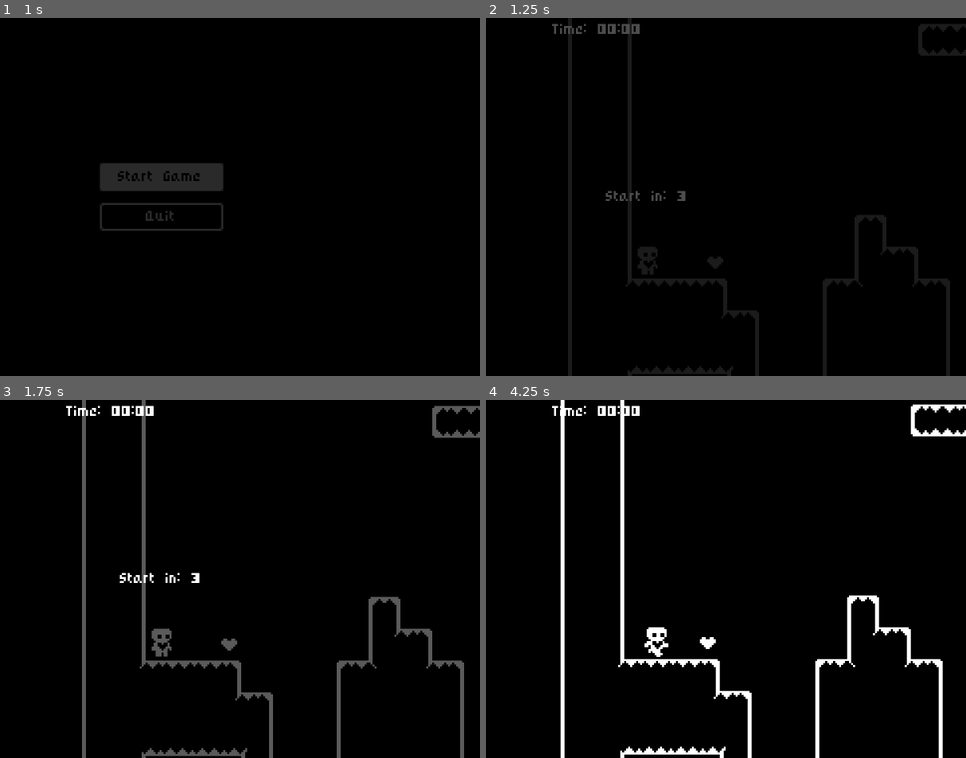
Above: before the commit, frames 1-4 (two rows, left to right).
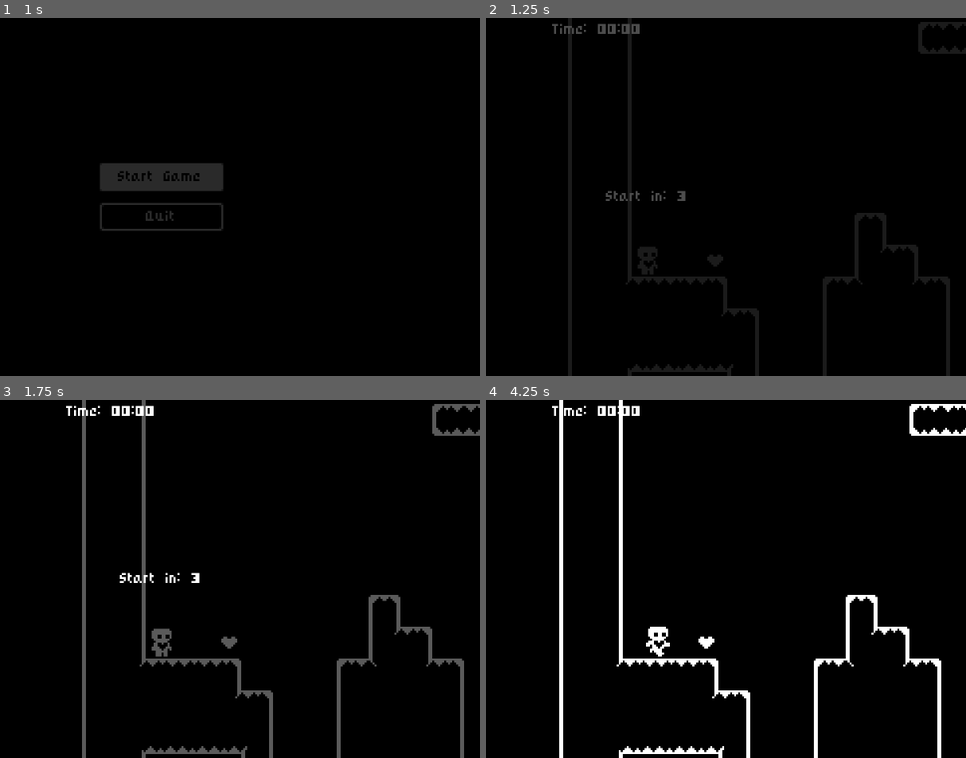
Above: after the commit, the same moments.

Repository: GreyCDevs/platformer-godot-practice
Game: Godot game, scene res://Scenes/ui/menu/start_menu.tscn
Same seed, same stepped clock (60 frames per second), same inputs: the game is played once before the commit and once after it.
Inputs:
- Up to frame 1 (1 s): click "Start Game" at 0.5 s
- Up to frame 2 (1.25 s): no input
- Up to frame 3 (1.75 s): hold Right (move_right) from 1.28 s (still down); tap Space (jump) at 1.52 s
- Up to frame 4 (4.25 s): tap Enter at 2, 3.5 s; tap Space (jump) at 2.27, 2.75, 3.77 s; release Right (move_right) at 2.78 s; hold A (move_left) 2.78-3.53 s; hold Right (move_right) from 3.53 s (still down)

Frame 1 is identical in both runs. In frame 2, 0.8% of the frame differs, in the area x 29-100%, y 1-100%; in frame 3, 1.3%; in frame 4, 3.4%, in the area x 15-100%, y 0-100%.

Commit message:
Finished tutorial

Diff:
--- a/Scenes/player/player.gd
+++ b/Scenes/player/player.gd
@@ -15,9 +15,8 @@
 	apply_gravity(delta)
 	handle_wall_jump()
 	handle_jump()
+	handle_movement(input_axis, delta)
 
-	handle_movement(input_axis, delta)
-	update_animations(input_axis)
 	var was_on_floor = is_on_floor()
 	move_and_slide()
 	var just_left_ledge = was_on_floor and not is_on_floor() and velocity.y >= 0
@@ -26,6 +25,7 @@
 		coyote_jump_timer.start()
 
 	just_wall_jumped = false
+	update_animations(input_axis)
 
 func apply_gravity(delta: float) -> void:
 	if not is_on_floor():
--- a/Scenes/world/level_one.tscn
+++ b/Scenes/world/level_one.tscn
@@ -8,7 +8,7 @@
 next_level = ExtResource("2_clxya")
 
 [node name="player" parent="." index="0"]
-position = Vector2(8, 255)
+position = Vector2(8, 256)
 
 [node name="Heart" parent="Collectibles" index="0" instance=ExtResource("4_bcwni")]
 position = Vector2(42, 248)
